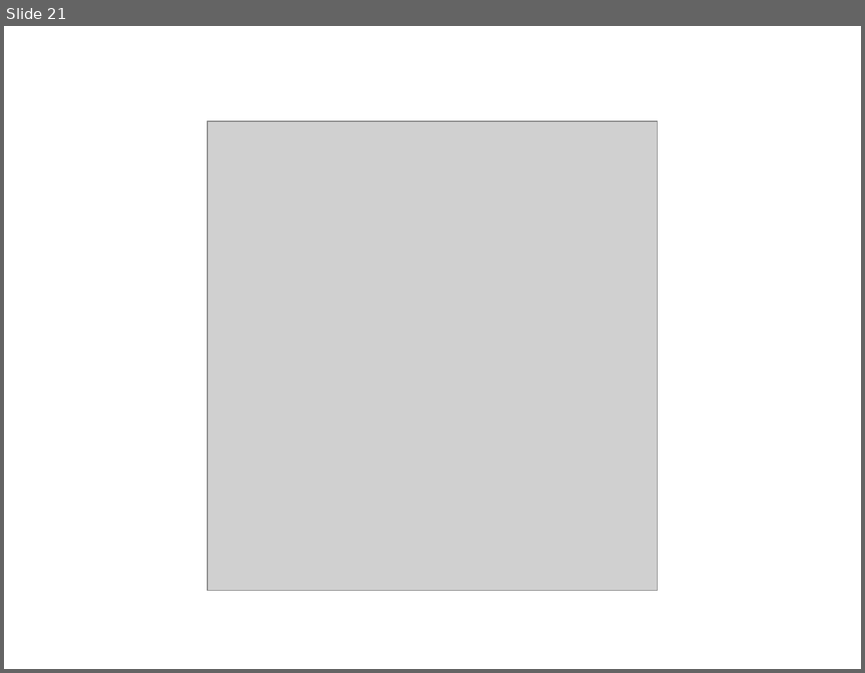
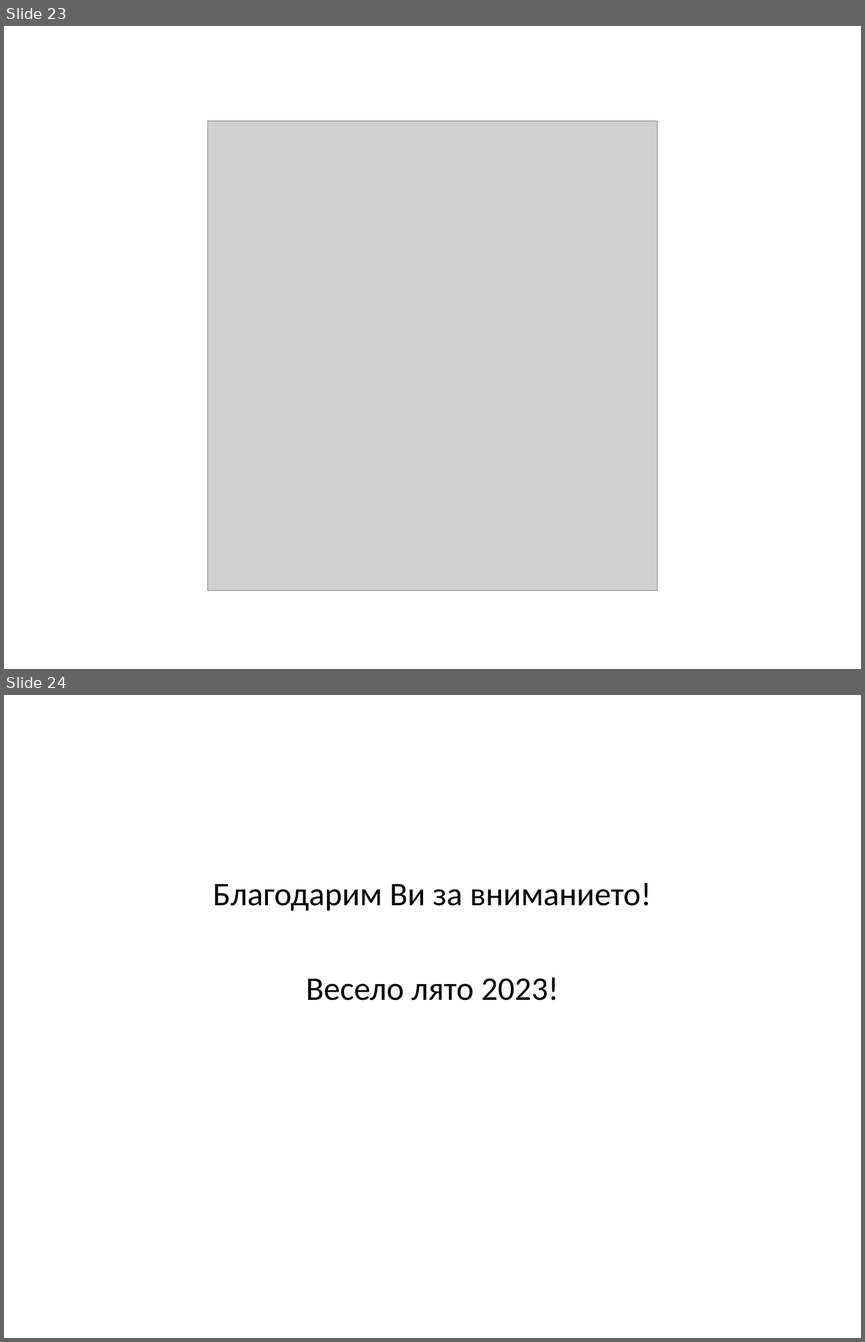
Before and after one commit to mic00s/Summer-School-2023, a slide deck: case.solution_2.pptx. Shown one above the other, each under a label of ours: slide 21 before the commit, slides 23 and 24 after it. The pictures are 865x673 and 865x1342 pixels, drawn with LibreOffice and Linux fonts; fonts in the diff are those of the drawing; grey boxes stand for pictures. Boxes give left, top, right and bottom in pixels: in the first picture for what was removed or moved away, otherwise in the second. Text is boxed around its words. In the diff, an @@ line names an element or a change of style, - is before the commit and + after.

```diff
--- a/case.solution_2.pptx
+++ b/case.solution_2.pptx
@@ slide 24 added at bbox=[4, 695, 861, 1338], background #FFFFFF @@
@@ text added at bbox=[213, 883, 651, 1000], 27.7 pt, text #000000 @@
+Благодарим Ви за вниманието!
+Весело лято 2023!
@@ what was slide 21 is now slide 23 @@
```
Also in this commit, not shown: 7 slides changed, 4 other slides added, 3 slides removed.
